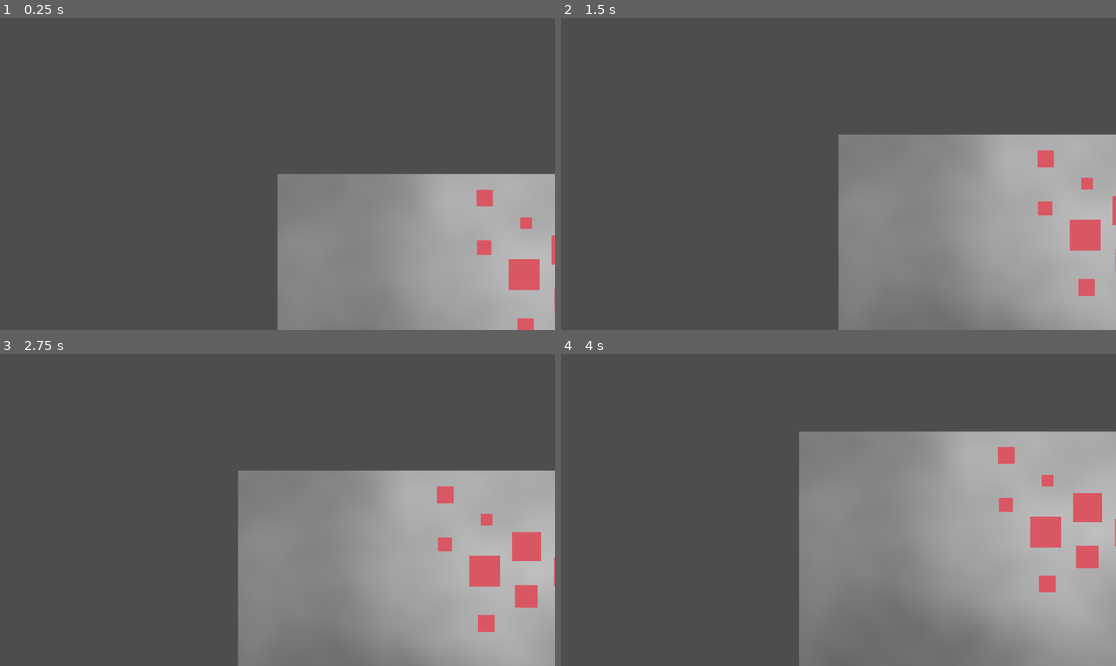
Above: before the commit, frames 1-4 (two rows, left to right).
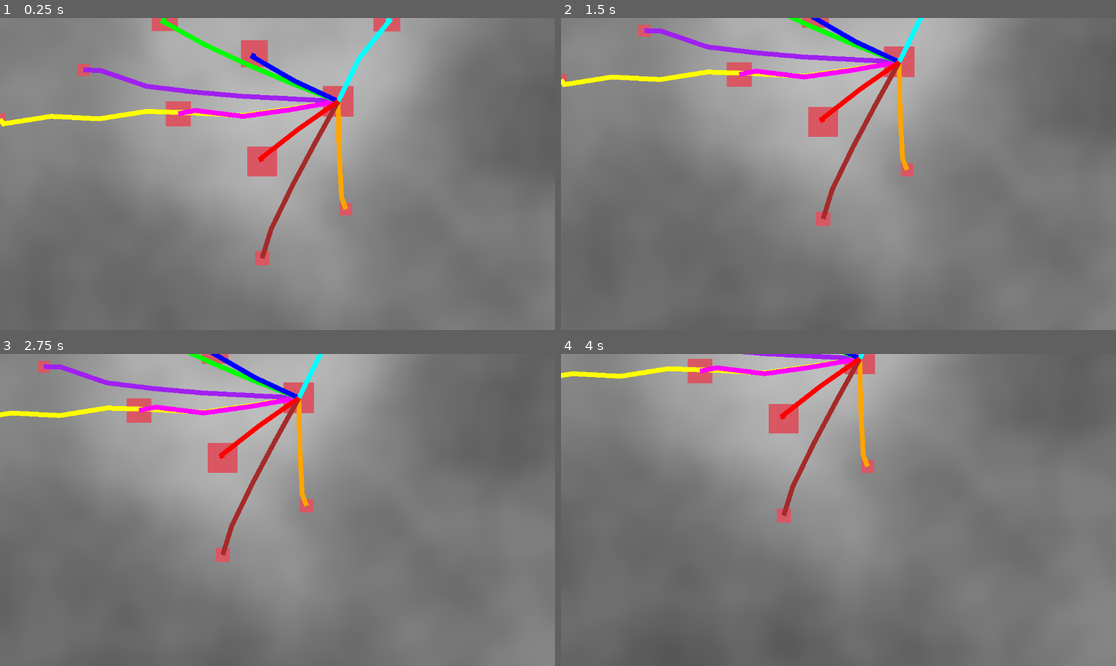
Above: after the commit, the same moments.

Repository: jake6724/road_gen_1
Game: Godot game, scene res://scenes/Main.tscn
Same seed, same stepped clock (60 frames per second), same inputs: the game is played once before the commit and once after it.
Inputs (mouse positions are in pixels of both pictures, inside the frame that each line leads up to):
- Up to frame 1 (0.25 s): no input
- Up to frame 2 (1.5 s): tap Enter at 0.5 s; move the mouse to (960, 158) at 0.52 s; tap S (move_camera_down) at 0.6 s; click (960, 158) at 0.67 s; tap Space at 1.25 s; drag from (727, 189) to (810, 236) at 1.27 s
- Up to frame 3 (2.75 s): tap Enter at 2 s; move the mouse to (333, 441) at 2.02 s; tap D (move_camera_right) at 2.1 s; click (333, 441) at 2.17 s
- Up to frame 4 (4 s): tap Space at 2.75 s; drag from (810, 572) to (672, 463) at 2.77 s; tap Enter at 3.5 s; move the mouse to (1005, 556) at 3.52 s; tap S (move_camera_down) at 3.6 s; click (1005, 556) at 3.67 s

The runs differ from the first frame. In frame 1, 87% of the frame differs, in the area x 0-100%, y 0-100%; in frame 2, 82%; in frame 3, 80%; in frame 4, 71%.

Commit message:
Continue work on highway generation. Refactoring

Diff:
--- a/project.godot
+++ b/project.godot
@@ -14,6 +14,14 @@
 run/main_scene="uid://dd4i8e68mlvpx"
 config/features=PackedStringArray("4.4", "GL Compatibility")
 config/icon="res://icon.svg"
+
+[autoload]
+
+GlobalData="*res://scripts/global_data.gd"
+
+[debug]
+
+gdscript/warnings/integer_division=0
 
 [input]
 
--- /dev/null
+++ b/scenes/HighwaySampleMarker.tscn
@@ -0,0 +1,6 @@
+[gd_scene load_steps=2 format=3 uid="uid://u8dhxle2rkch"]
+
+[ext_resource type="Texture2D" uid="uid://lkskk8okqcbu" path="res://assets/highway_sample_marker.png" id="1_0ys8c"]
+
+[node name="HighwaySampleMarker" type="Sprite2D"]
+texture = ExtResource("1_0ys8c")
--- a/scenes/Main.tscn
+++ b/scenes/Main.tscn
@@ -8,6 +8,7 @@
 [node name="Main" type="Node2D"]
 
 [node name="PlayerCamera" parent="." instance=ExtResource("2_0bbpv")]
+position = Vector2(576, 324)
 
 [node name="RoadGenerator" parent="." instance=ExtResource("2_rvslj")]
 
--- /dev/null
+++ b/scenes/TargetMarker.tscn
@@ -0,0 +1,6 @@
+[gd_scene load_steps=2 format=3 uid="uid://rr6l7ypubno5"]
+
+[ext_resource type="Texture2D" uid="uid://ccgs8ymk1nifb" path="res://assets/water.png" id="1_r1sfg"]
+
+[node name="TargetMarker" type="Sprite2D"]
+texture = ExtResource("1_r1sfg")
--- /dev/null
+++ b/scripts/global_data.gd
@@ -0,0 +1,27 @@
+extends Node
+
+var available_highway_colors: Array[Color] = [
+	Color.RED,
+	Color.BLUE,
+	Color.GREEN,
+	Color.ORANGE,
+	Color.PURPLE,
+	Color.BROWN,
+	Color.YELLOW,
+	Color.CYAN,
+	Color.MAGENTA,
+]
+
+# var available_highway_colors: Array[Color] = generate_highway_colors()
+
+
+# func generate_highway_colors() -> Array[Color]:
+# 	var res: Array[Color] = []
+# 	var hue: float = .1
+# 	for i in range(10):
+# 		var new_color:Color = Color.from_hsv(hue, 1.0, 1.0, 1)
+# 		res.append(new_color)
+# 		print(new_color.
+# 		hue += .1
+
+# 	return res
--- a/scripts/highway_generator.gd
+++ b/scripts/highway_generator.gd
@@ -1,8 +1,17 @@
 extends Node2D
 class_name HighwayGenerator
 
+"""
+NOTES
+
+- Highways that generate close to another highway should use the same on instead, and then branch off
+
+"""
+
 @export var population_density: PopulationDensityGenerator
 var marker: PackedScene = preload("res://scenes/Marker.tscn")
+var highway_sample_marker: PackedScene = preload("res://scenes/HighwaySampleMarker.tscn")
+var target_marker: PackedScene = preload("res://scenes/TargetMarker.tscn")
 
 var map_height: int = 1000
 var map_width: int = 1000
@@ -16,6 +25,7 @@
 ## Return a sorted array containing pairs of (density_value:float, coordinates:Vector2)
 func find_population_centers() -> Array:
 	var num_population_centers: int = 10
+	var population_center_min_distance: int = 200
 	# Populate min heap
 	for x in range(map_height):
 		for y in range(map_width):
@@ -26,11 +36,11 @@
 				min_heap.push([base_noise_value, Vector2(x,y)])
 
 			elif base_noise_value > min_heap.peek()[0]:
-				# Check if it is too close to other population centers
+				# Check if current point is too close to other population centers
 				var point: Vector2 = Vector2(x, y)
-				var count:int = 0
+				var count: int = 0
 				for pc in min_heap.data:
-					if point.distance_to(pc[1]) > 100:
+					if point.distance_to(pc[1]) > population_center_min_distance:
 						count += 1
 
 				if count == min_heap.data.size():
@@ -51,9 +61,73 @@
 		# Add markers to world
 		add_population_center_marker(point, normalized_value)
 
-		debug_value(value, normalized_value, point)
+		# debug_value(value, normalized_value, point)
+
+	for pair in min_heap.data.slice(0, min_heap.data.size()-1):
+		print("From: ", min_heap.data[-1][1], " To: ", pair[1])
+		build_highway(min_heap.data[-1][1], pair[1])
 
 	return min_heap.data
+
+func build_highway(start_point: Vector2, target_point: Vector2):
+	# Initialize highway Line2D
+	var highway: Line2D = create_new_highway_line2d(start_point)
+
+	while start_point.distance_to(target_point) > 100:
+		var best_path_point: Vector2 = Vector2.ZERO
+		var highest_weighted_value: float = -100.0
+
+		var degree_range: float = 5 # Used to create a cone on left and right of the direct angle to target
+		var degree_step_size: float = 1
+		var angle_to_target = start_point.angle_to_point(target_point)
+		var degree_min: float = rad_to_deg(angle_to_target) - degree_range
+		var degree_max: float = rad_to_deg(angle_to_target) + degree_range
+
+		for degree in range(degree_min, degree_max, degree_step_size): # Poll a range of angles
+			var num_samples: int = 100
+			var angle: float= deg_to_rad(degree)
+			var direction: Vector2 = Vector2(cos(angle), sin(angle)).normalized()
+			var direction_total: float = 0
+
+			# Poll along the direction of the current angle
+			# i is the distance from the starting point (1 pixel at a time)
+			for i in range(1, num_samples):
+				# print(i)
+				var pos: Vector2 = start_point + (direction * i)
+				var value: float = population_density.base_noise.get_noise_2d(pos[0], pos[1])
+				var weight: float = 1 / i # (1 / distance)
+				var weighted_value: float = value * weight
+				direction_total += weighted_value
+
+			if direction_total > highest_weighted_value:
+				highest_weighted_value = direction_total
+				best_path_point = start_point + (direction * num_samples)
+
+		# Update start_point and re-calculate sampling angle range
+		start_point = best_path_point
+		angle_to_target = start_point.angle_to_point(target_point)
+		degree_min = rad_to_deg(angle_to_target) - degree_range
+		degree_max = rad_to_deg(angle_to_target) + degree_range
+
+		# Add to highway Line2D
+		highway.add_point(best_path_point)
+
+	# Fill in the remaining distance
+	# TODO: This needs to be improved
+	highway.add_point(target_point)
+
+## Create and return a new Line2D to represent a highway
+func create_new_highway_line2d(start_point) -> Line2D:
+	var highway: Line2D = Line2D.new()
+	highway.width = 10.0
+	var highway_color: Color = GlobalData.available_highway_colors.pick_random()
+	highway.default_color = highway_color
+	GlobalData.available_highway_colors.remove_at(GlobalData.available_highway_colors.find(highway_color))
+
+	highway.add_point(start_point)
+	add_child(highway)
+
+	return highway
 
 func add_population_center_marker(point: Vector2, normalized_density_value: float) -> void:
 	var scale_value: float = (normalized_density_value * .7) + 0.3
--- a/scripts/population_density_generator.gd
+++ b/scripts/population_density_generator.gd
@@ -16,8 +16,8 @@
 
 	visualize_noise()
 
-@export var width: int = 1000
-@export var height: int = 1000
+@export var width: int = 2000
+@export var height: int = 2000
 var texture_rect: TextureRect
 
 func visualize_noise() -> void:
Binary file added: assets/highway_sample_marker.png
Not shown, added: assets/highway_sample_marker.png.import
Binary file added: assets/water.png
Not shown, added: assets/water.png.import
Not shown, added: scripts/global_data.gd.uid
